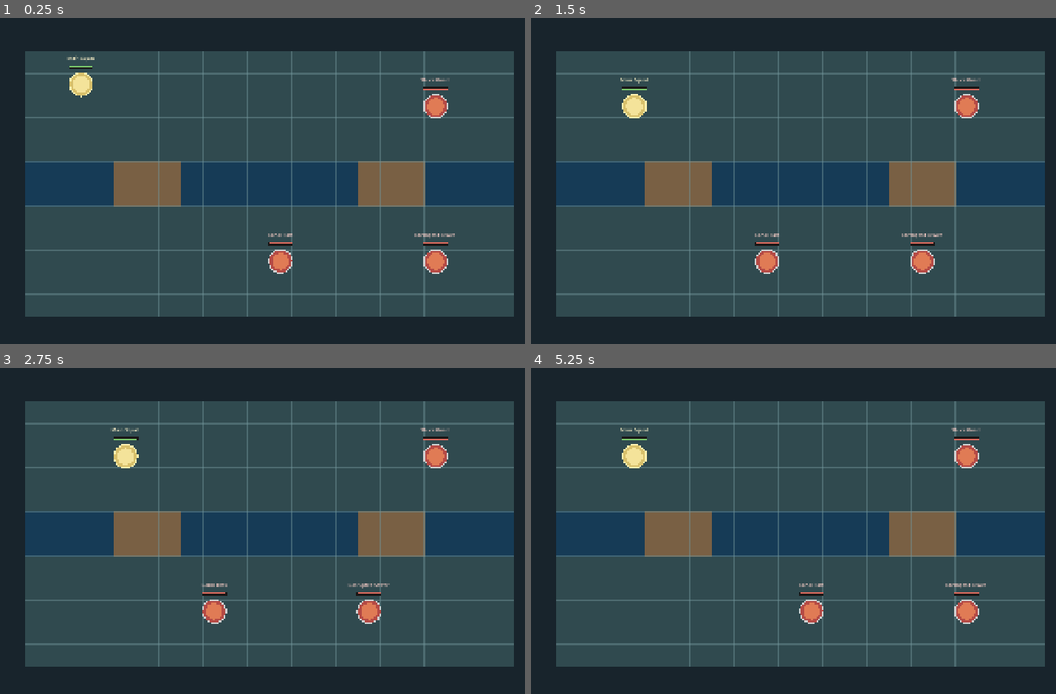
Above: before the commit, frames 1-4 (two rows, left to right).
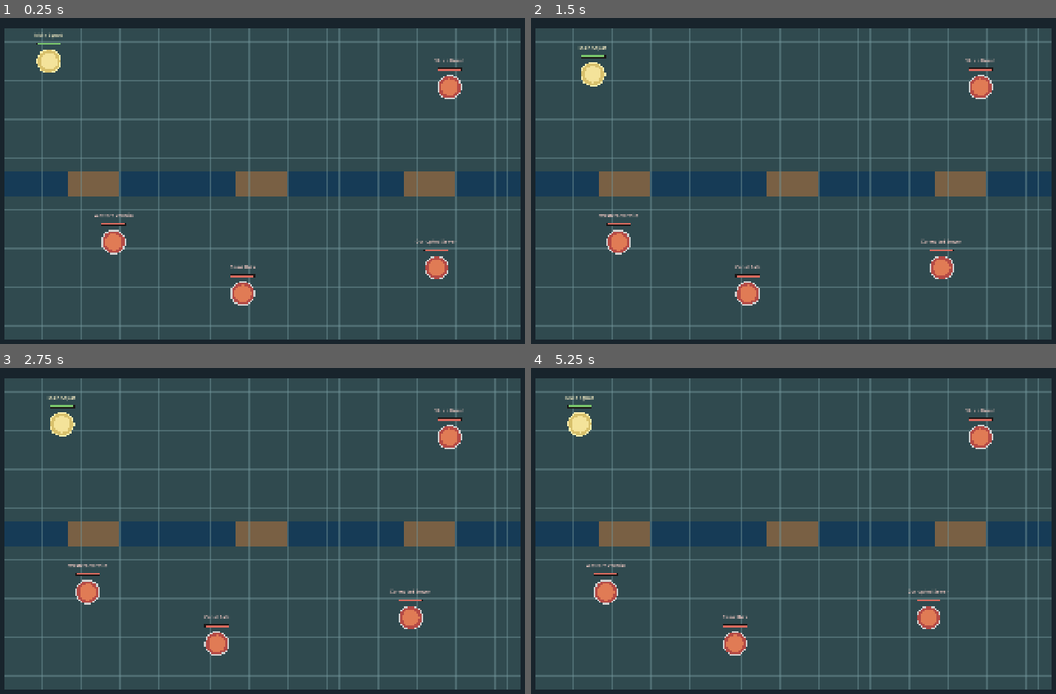
Above: after the commit, the same moments.

Repository: Kradoneem/TacticalRPG-Godot
Game: Godot game, scene res://scenes/core/main.tscn
Same seed, same stepped clock (60 frames per second), same inputs: the game is played once before the commit and once after it.
Inputs:
- Up to frame 1 (0.25 s): no input
- Up to frame 2 (1.5 s): tap Enter (ui_accept) at 0.5, 0.77, 1.25 s; hold D (move_right) 0.53-1.28 s; hold E (engage) 0.53-1.28 s; hold S (move_down) from 1.28 s (still down); tap Keypad Enter at 1.35 s
- Up to frame 3 (2.75 s): tap Enter (ui_accept) at 1.52, 2 s; release S (move_down) at 2.03 s; hold D (move_right) from 2.03 s (still down); tap Space at 2.1 s
- Up to frame 4 (5.25 s): tap Enter (ui_accept) at 2.75, 3.02, 3.5, 3.77, 4.25, 4.52 s; release D (move_right) at 2.78 s; hold W (move_up) 2.78-3.53 s; tap 1 at 2.85 s; hold A (move_left) 3.53-5.03 s; tap 2 at 3.6 s; tap 3 at 4.35 s; hold S (move_down) from 5.03 s (still down); tap 4 at 5.1 s

The runs differ from the first frame. In frame 1, 39% of the frame differs, in the area x 0-100%, y 3-99%; in frame 2, 39%; in frame 3, 39%; in frame 4, 39%.

Commit message:
feat: expand tactical exploration test map

Diff:
--- a/scripts/systems/tacticaltest.gd
+++ b/scripts/systems/tacticaltest.gd
@@ -9,9 +9,9 @@
 
 const VIEWPORT_SIZE: Vector2 = Vector2(1920.0, 1080.0)
 
-const GRID_ORIGIN: Vector2 = Vector2(168.0, 108.0)
-const GRID_SIZE: Vector2i = Vector2i(22, 12)
-const CELL_SIZE: float = 72.0
+const GRID_ORIGIN: Vector2 = Vector2(96.0, 36.0)
+const GRID_SIZE: Vector2i = Vector2i(40, 24)
+const CELL_SIZE: float = 42.0
 
 ## This is a strategic engagement radius, not weapon range.
 ## It represents noticing, approaching and committing before the
@@ -72,7 +72,7 @@
 		tactical_grid,
 		GRID_ORIGIN,
 		CELL_SIZE,
-		Vector2i(2, 1),
+		Vector2i(3, 2),
 		main_squad
 	)
 
@@ -91,18 +91,20 @@
 		tactical_grid,
 		GRID_ORIGIN,
 		CELL_SIZE,
-		Vector2i(18, 9),
+		Vector2i(33, 18),
 		10,
 		test_enemy_squad
 	)
 
 	enemy_marker.configure_patrol([
-		Vector2i(18, 9),
-		Vector2i(17, 9),
-		Vector2i(16, 9),
-		Vector2i(15, 9),
-		Vector2i(16, 9),
-		Vector2i(17, 9)
+		Vector2i(33, 18),
+		Vector2i(32, 18),
+		Vector2i(31, 18),
+		Vector2i(30, 18),
+		Vector2i(29, 18),
+		Vector2i(30, 18),
+		Vector2i(31, 18),
+		Vector2i(32, 18)
 	])
 
 	var canal_patrol := _create_enemy_marker(
@@ -113,19 +115,21 @@
 		7,
 		2,
 		6,
-		Vector2i(11, 9)
+		Vector2i(18, 20)
 	)
 
 	canal_patrol.configure_patrol([
-		Vector2i(11, 9),
-		Vector2i(10, 9),
-		Vector2i(9, 9),
-		Vector2i(8, 9),
-		Vector2i(9, 9),
-		Vector2i(10, 9)
+		Vector2i(18, 20),
+		Vector2i(17, 20),
+		Vector2i(16, 20),
+		Vector2i(15, 20),
+		Vector2i(14, 20),
+		Vector2i(15, 20),
+		Vector2i(16, 20),
+		Vector2i(17, 20)
 	])
 
-	var static_guard := _create_enemy_marker(
+	var sluice_guard := _create_enemy_marker(
 		"sluice_guard",
 		"Sluice Guard",
 		"Corrupted Guard",
@@ -133,13 +137,36 @@
 		12,
 		4,
 		4,
-		Vector2i(18, 2)
-	)
+		Vector2i(34, 4)
+	)
+
+	var western_vermin := _create_enemy_marker(
+		"western_vermin",
+		"Western Vermin",
+		"Drain Crawler",
+		26,
+		8,
+		2,
+		7,
+		Vector2i(8, 16)
+	)
+
+	western_vermin.configure_patrol([
+		Vector2i(8, 16),
+		Vector2i(7, 16),
+		Vector2i(6, 16),
+		Vector2i(5, 16),
+		Vector2i(4, 16),
+		Vector2i(5, 16),
+		Vector2i(6, 16),
+		Vector2i(7, 16)
+	])
 
 	enemy_markers = [
 		enemy_marker,
 		canal_patrol,
-		static_guard
+		sluice_guard,
+		western_vermin
 	]
 
 	strategy_prompt = StrategyPromptData.new()
@@ -267,44 +294,90 @@
 	return enemy_squad
 
 func configure_test_map() -> void:
-	# Central water channel: rows 5 and 6.
+	# The central canal divides the sewer into northern and southern sectors.
+	# It forces meaningful route decisions without changing movement rules.
 	for column in range(GRID_SIZE.x):
+		tactical_grid.set_blocked(Vector2i(column, 11))
+		tactical_grid.set_blocked(Vector2i(column, 12))
+
+	# West bridge: safest early crossing, but close to the Western Vermin patrol.
+	for bridge_column in range(5, 9):
+		tactical_grid.set_blocked(
+			Vector2i(bridge_column, 11),
+			false
+		)
+		tactical_grid.set_blocked(
+			Vector2i(bridge_column, 12),
+			false
+		)
+
+	# Central bridge: shortest route, deliberately exposed to the Canal Rats.
+	for bridge_column in range(18, 22):
+		tactical_grid.set_blocked(
+			Vector2i(bridge_column, 11),
+			false
+		)
+		tactical_grid.set_blocked(
+			Vector2i(bridge_column, 12),
+			false
+		)
+
+	# East bridge: route toward the Sluice Guard and the Sewer Pack.
+	for bridge_column in range(31, 35):
+		tactical_grid.set_blocked(
+			Vector2i(bridge_column, 11),
+			false
+		)
+		tactical_grid.set_blocked(
+			Vector2i(bridge_column, 12),
+			false
+		)
+
+	# Northern collapsed wall. The opening keeps the upper route connected,
+	# while creating a visible bottleneck before the Sluice Guard.
+	for column in range(12, 29):
 		tactical_grid.set_blocked(Vector2i(column, 5))
-		tactical_grid.set_blocked(Vector2i(column, 6))
-
-	# West bridge: early safe route into the southern half.
-	for bridge_column in range(4, 7):
-		tactical_grid.set_blocked(
-			Vector2i(bridge_column, 5),
-			false
-		)
-		tactical_grid.set_blocked(
-			Vector2i(bridge_column, 6),
-			false
-		)
-
-	# East bridge: contested route near the static guard.
-	for bridge_column in range(15, 18):
-		tactical_grid.set_blocked(
-			Vector2i(bridge_column, 5),
-			false
-		)
-		tactical_grid.set_blocked(
-			Vector2i(bridge_column, 6),
-			false
-		)
-
-	# Northern sewer wall: creates a long route around the Sluice Guard.
-	for column in range(7, 14):
-		tactical_grid.set_blocked(Vector2i(column, 2))
-
-	tactical_grid.set_blocked(Vector2i(10, 2), false)
-
-	# Southern rubble: turns the Canal Rats patrol into a readable chokepoint.
-	for column in range(12, 16):
-		tactical_grid.set_blocked(Vector2i(column, 10))
-
-	tactical_grid.set_blocked(Vector2i(13, 10), false)
+
+	for opening_column in range(19, 22):
+		tactical_grid.set_blocked(
+			Vector2i(opening_column, 5),
+			false
+		)
+
+	# Southern rubble creates a detour around the Canal Rats' patrol lane.
+	for column in range(12, 26):
+		tactical_grid.set_blocked(Vector2i(column, 19))
+
+	for opening_column in range(16, 19):
+		tactical_grid.set_blocked(
+			Vector2i(opening_column, 19),
+			false
+		)
+
+	# Western drainage blockage: gives the first patrol a confined route
+	# and makes the west bridge a deliberate early commitment.
+	for row in range(15, 22):
+		tactical_grid.set_blocked(Vector2i(10, row))
+
+	for opening_row in range(17, 20):
+		tactical_grid.set_blocked(
+			Vector2i(10, opening_row),
+			false
+		)
+
+	# Eastern sewer wall separates the guard's upper approach from the
+	# lower enemy-pack route, except for one narrow passage.
+	for row in range(3, 10):
+		tactical_grid.set_blocked(Vector2i(29, row))
+
+	tactical_grid.set_blocked(Vector2i(29, 7), false)
+
+	# Small northern obstruction near the player start.
+	# It establishes a readable first route without trapping the squad.
+	for column in range(5, 10):
+		tactical_grid.set_blocked(Vector2i(column, 3))
+
+	tactical_grid.set_blocked(Vector2i(7, 3), false)
 
 func _unhandled_input(event: InputEvent) -> void:
 	if party_menu == null or party_menu.is_open():
@@ -453,9 +526,10 @@
 		Color("#304a4f")
 	)
 
+	# Central canal.
 	var canal_top_left := (
 		GRID_ORIGIN
-		+ Vector2(0.0, 5.0 * CELL_SIZE)
+		+ Vector2(0.0, 11.0 * CELL_SIZE)
 	)
 
 	draw_rect(
@@ -466,18 +540,29 @@
 		Color("#163b56")
 	)
 
+	# West bridge.
 	draw_rect(
 		Rect2(
-			GRID_ORIGIN + Vector2(4.0 * CELL_SIZE, 5.0 * CELL_SIZE),
-			Vector2(CELL_SIZE * 3.0, CELL_SIZE * 2.0)
+			GRID_ORIGIN + Vector2(5.0 * CELL_SIZE, 11.0 * CELL_SIZE),
+			Vector2(CELL_SIZE * 4.0, CELL_SIZE * 2.0)
 		),
 		Color("#796044")
 	)
 
+	# Central bridge.
 	draw_rect(
 		Rect2(
-			GRID_ORIGIN + Vector2(15.0 * CELL_SIZE, 5.0 * CELL_SIZE),
-			Vector2(CELL_SIZE * 3.0, CELL_SIZE * 2.0)
+			GRID_ORIGIN + Vector2(18.0 * CELL_SIZE, 11.0 * CELL_SIZE),
+			Vector2(CELL_SIZE * 4.0, CELL_SIZE * 2.0)
+		),
+		Color("#796044")
+	)
+
+	# East bridge.
+	draw_rect(
+		Rect2(
+			GRID_ORIGIN + Vector2(31.0 * CELL_SIZE, 11.0 * CELL_SIZE),
+			Vector2(CELL_SIZE * 4.0, CELL_SIZE * 2.0)
 		),
 		Color("#796044")
 	)
